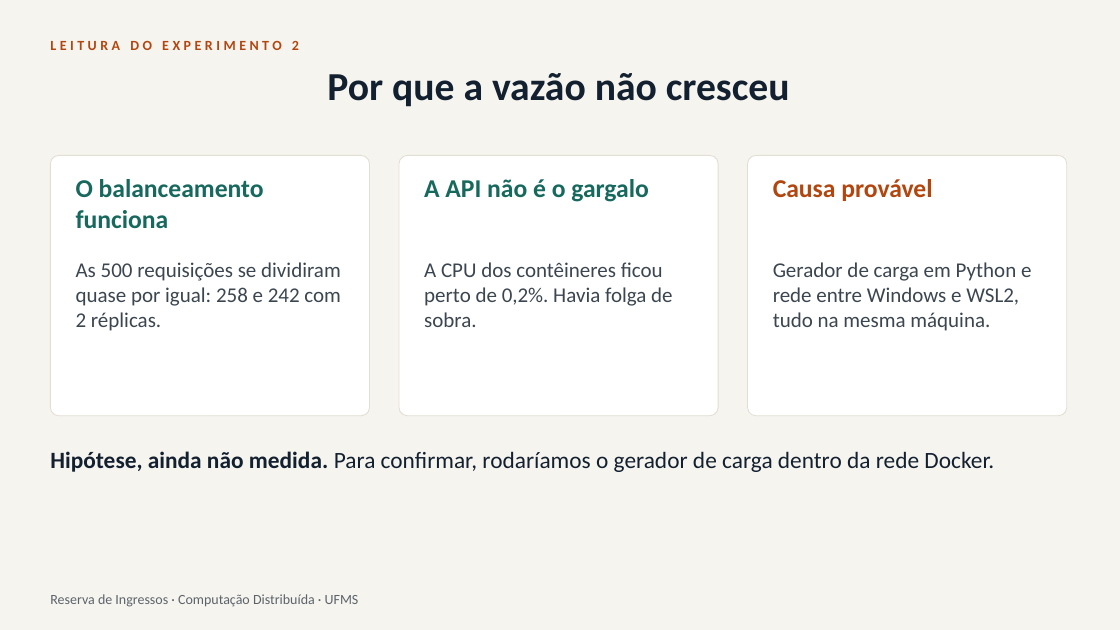
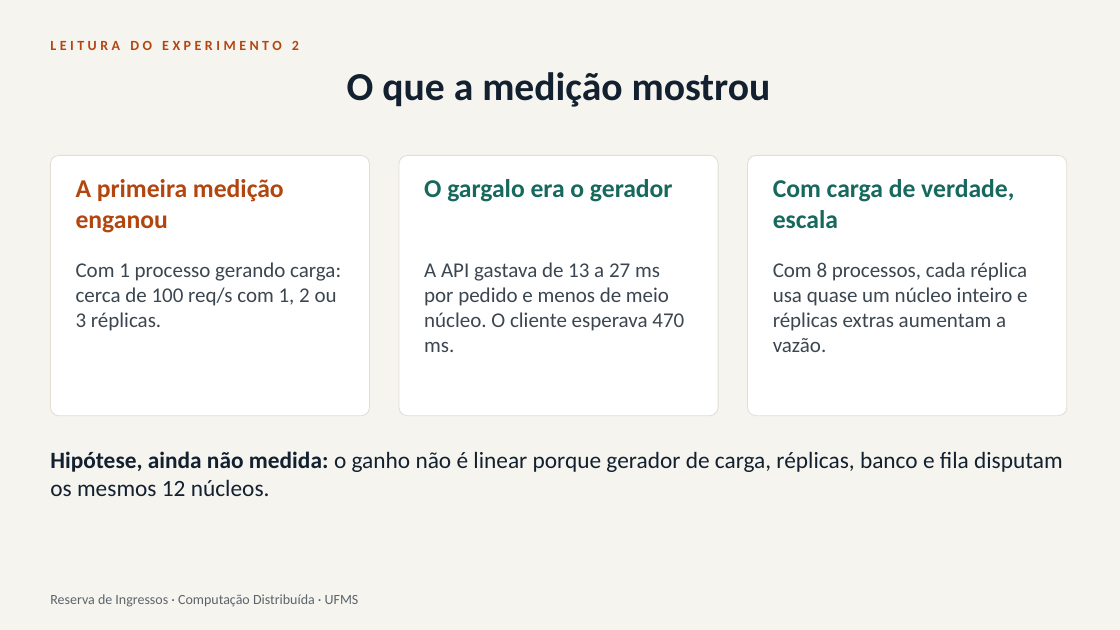
Before and after one commit to eliassilva21dt-tech/reserva-de-ingressos, a slide deck: slide 11 of docs/apresentacao.pptx. Drawn at 1120x630 pixels with LibreOffice and Linux fonts; fonts in the diff are those of the drawing. Boxes give left, top, right and bottom in pixels: in the first picture for what was removed or moved away, otherwise in the second. Text is boxed around its words. In the diff, an @@ line names an element or a change of style, - is before the commit and + after.

```diff
--- a/docs/apresentacao.pptx
+++ b/docs/apresentacao.pptx
@@ title at (347,72,771,107): text changed @@
-Por que a vazão não cresceu
+O que a medição mostrou
@@ text at (76,179,284,233): text changed; text colour #17695E to #B3460F @@
-O balanceamento funciona
+A primeira medição enganou
@@ text at (424,179,673,202): text changed @@
-A API não é o gargalo
+O gargalo era o gerador
@@ text at (773,179,1014,228): text changed; text colour #B3460F to #17695E @@
-Causa provável
+Com carga de verdade, escala
@@ text at (76,262,341,331): text changed @@
-As 500 requisições se dividiram quase por igual: 258 e 242 com 2 réplicas.
+Com 1 processo gerando carga: cerca de 100 req/s com 1, 2 ou 3 réplicas.
@@ text at (424,262,684,352): text changed @@
-A CPU dos contêineres ficou perto de 0,2%. Havia folga de sobra.
+A API gastava de 13 a 27 ms por pedido e menos de meio núcleo. O cliente esperava 470 ms.
@@ text at (773,262,1027,352): text changed @@
-Gerador de carga em Python e rede entre Windows e WSL2, tudo na mesma máquina.
+Com 8 processos, cada réplica usa quase um núcleo inteiro e réplicas extras aumentam a vazão.
@@ text at (50,451,1063,496): text changed @@
-Hipótese, ainda não medida. Para confirmar, rodaríamos o gerador de carga dentro da rede Docker.
+Hipótese, ainda não medida: o ganho não é linear porque gerador de carga, réplicas, banco e fila disputam os mesmos 12 núcleos.
```
Also in this commit, not shown: 3 other slides changed, 10 other files.
